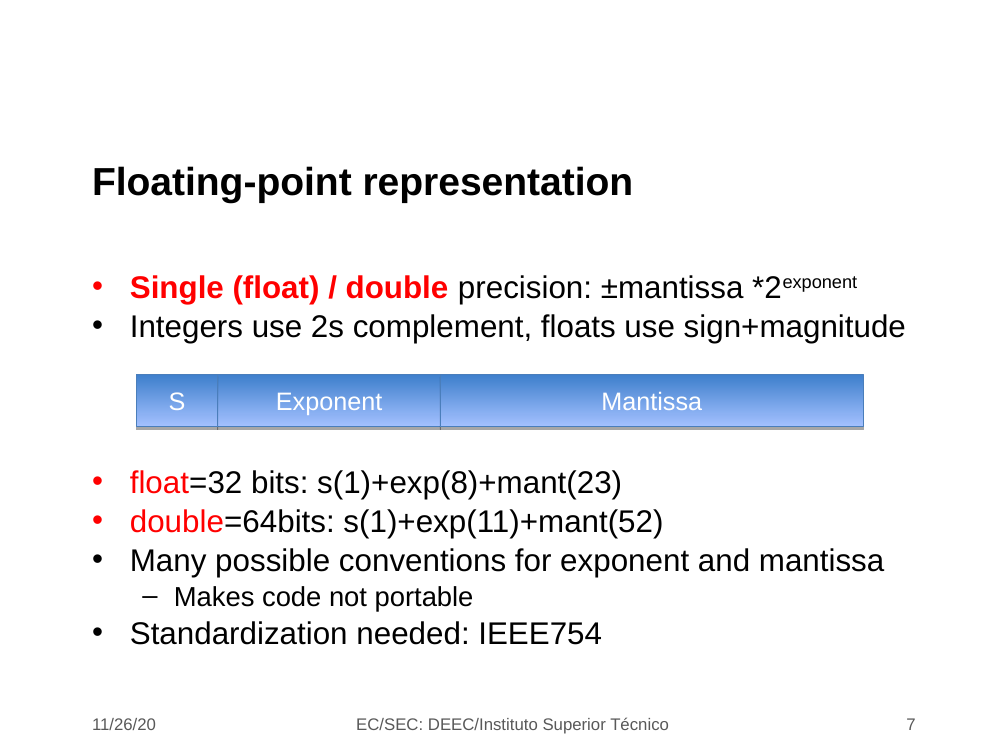
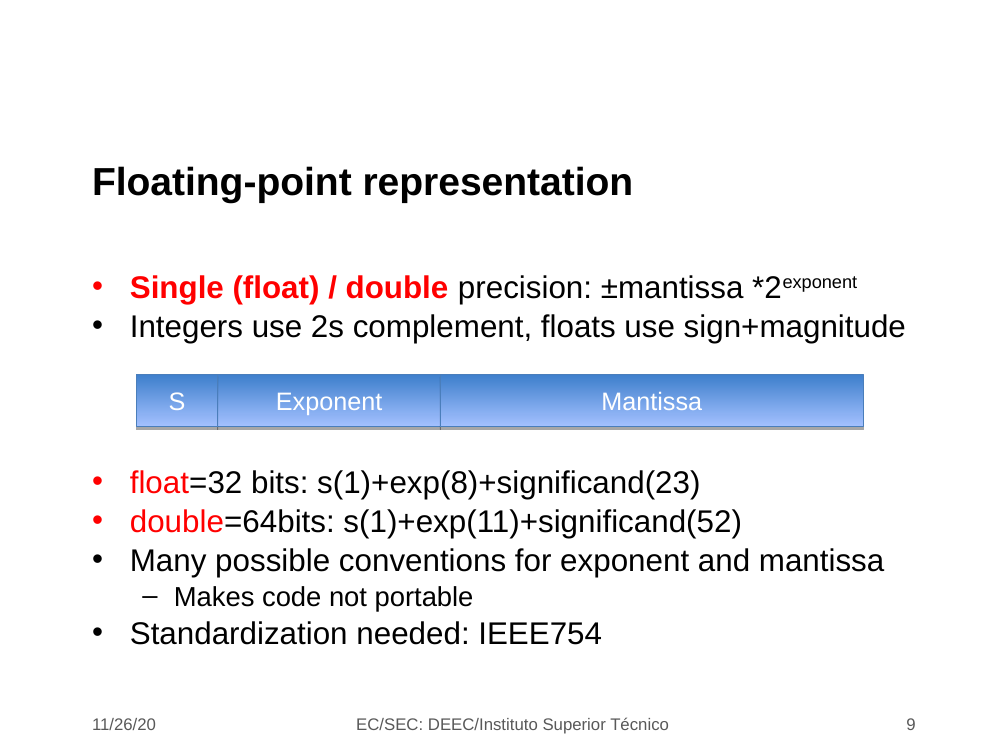
Before and after one commit to jjts/ist-sec, a slide deck: slide 9 of lectures/l20/l20.odp (slide 7 before the commit). Drawn at 1008x756 pixels with LibreOffice and Linux fonts; fonts in the diff are those of the drawing; background and template pictures are left out. Boxes give left, top, right and bottom in pixels: in the first picture for what was removed or moved away, otherwise in the second. Text is boxed around its words. In the diff, an @@ line names an element or a change of style, - is before the commit and + after.

```diff
--- a/lectures/l20/l20.odp
+++ b/lectures/l20/l20.odp
@@ text at box(130, 470, 742, 538): text changed @@
-• float=32 bits: s(1)+exp(8)+mant(23)
-• double=64bits: s(1)+exp(11)+mant(52)
+• float=32 bits: s(1)+exp(8)+significand(23)
+• double=64bits: s(1)+exp(11)+significand(52)
@@ page number at box(906, 718, 915, 730): text changed @@
-7
+9
```
Also in this commit, not shown: 3 other slides changed, 2 slides added, 1 slide removed, 3 other files.
